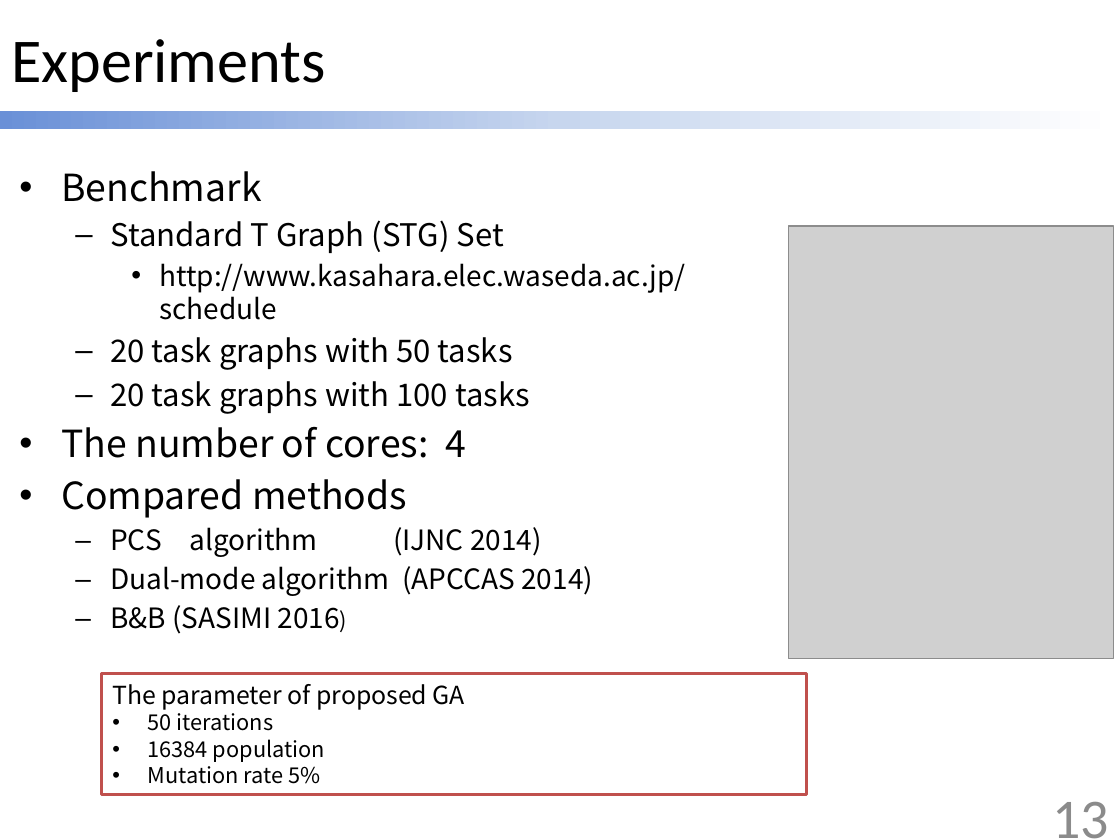
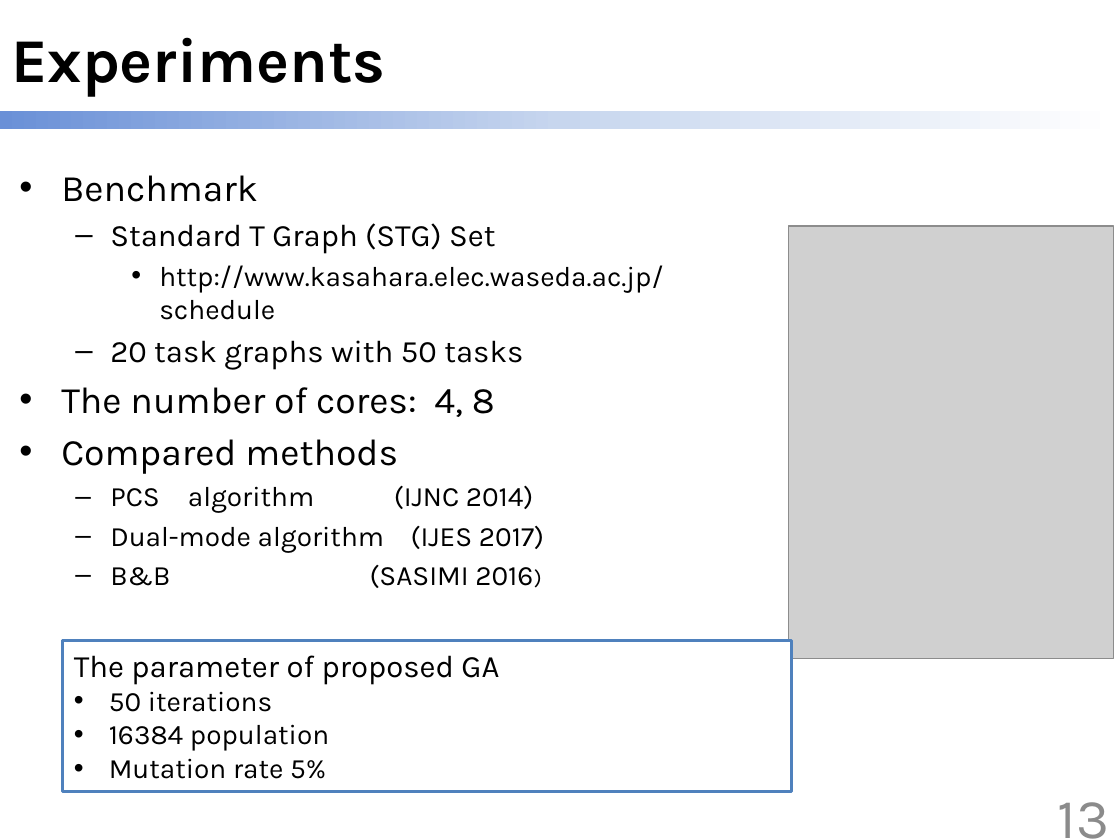
Before and after one commit to scomup/Genetic_Scheduler, a slide deck: slide 13 of ppt.pptx. Drawn at 1120x840 pixels with LibreOffice and Linux fonts; fonts in the diff are those of the drawing; grey boxes stand for pictures. Boxes give left, top, right and bottom in pixels: in the first picture for what was removed or moved away, otherwise in the second. Text is boxed around its words. In the diff, an @@ line names an element or a change of style, - is before the commit and + after.

```diff
--- a/ppt.pptx
+++ b/ppt.pptx
@@ title "Experiments" at box(11, 37, 385, 97): font Calibri to Karla, bold on @@
@@ text at box(61, 175, 663, 588): font Noto Sans CJK JP to Karla in "Benchmark", "Standard T Graph (STG) Set", "http://www.kasahara.elec.waseda.ac.jp/schedule", "20 task graphs with 50 tasks" and 3 more places @@
@@ text at box(61, 387, 495, 417): text changed; size 20 to 24 pt; font Noto Sans CJK JP to Karla @@
-  – 20 task graphs with 100 tasks
-• The number of cores: 4
+• The number of cores: 4, 8
@@ text at box(110, 526, 544, 552): text changed; font Noto Sans CJK JP to Karla @@
-  – Dual-mode algorithm (APCCAS 2014)
+  – Dual-mode algorithm (IJES 2017)
@@ rectangle "The parameter of proposed GA": place and size @@
-rectangle "The parameter of proposed GA" at box(102, 674, 808, 795)
+rectangle "The parameter of proposed GA" at box(63, 641, 792, 792)
@@ rectangle "The parameter of proposed GA" at box(63, 641, 792, 792): size 16 to 20 pt in "The parameter of proposed GA"; font Noto Sans CJK JP to Karla; size 14 to 18 pt in "50 iterations", "16384 population", "Mutation rate 5%"; outline #C0504D 2 pt to #4F81BD 2 pt @@
@@ page number at box(1058, 802, 1110, 839): font Calibri to Karla @@
```
Also in this commit, not shown: 16 other slides changed, 1 slide removed.
